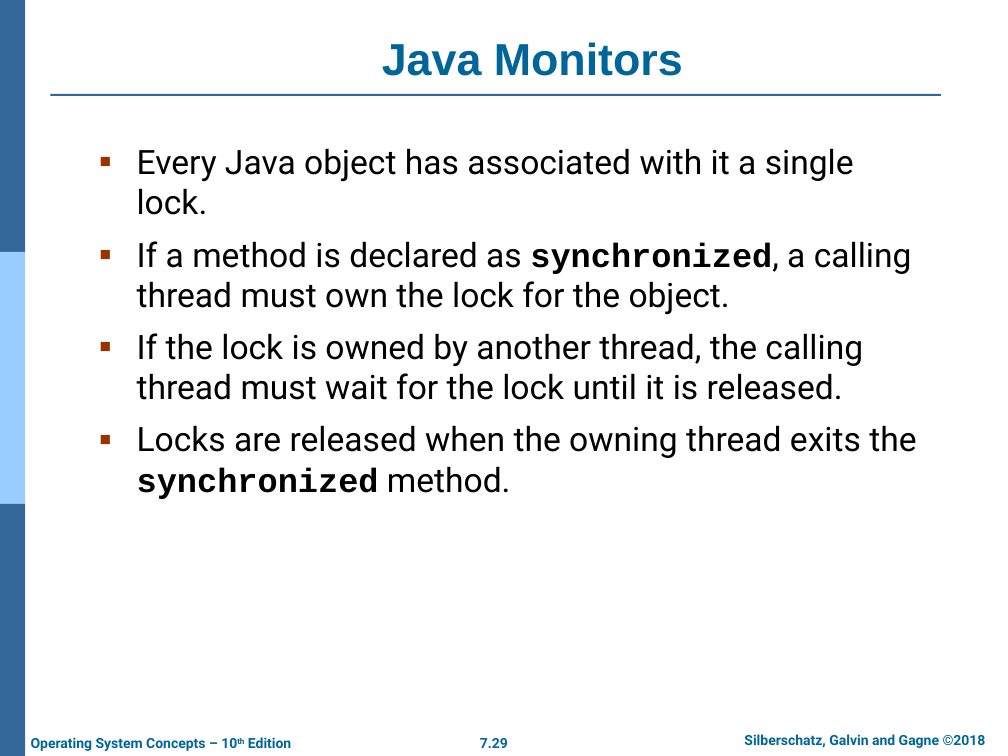
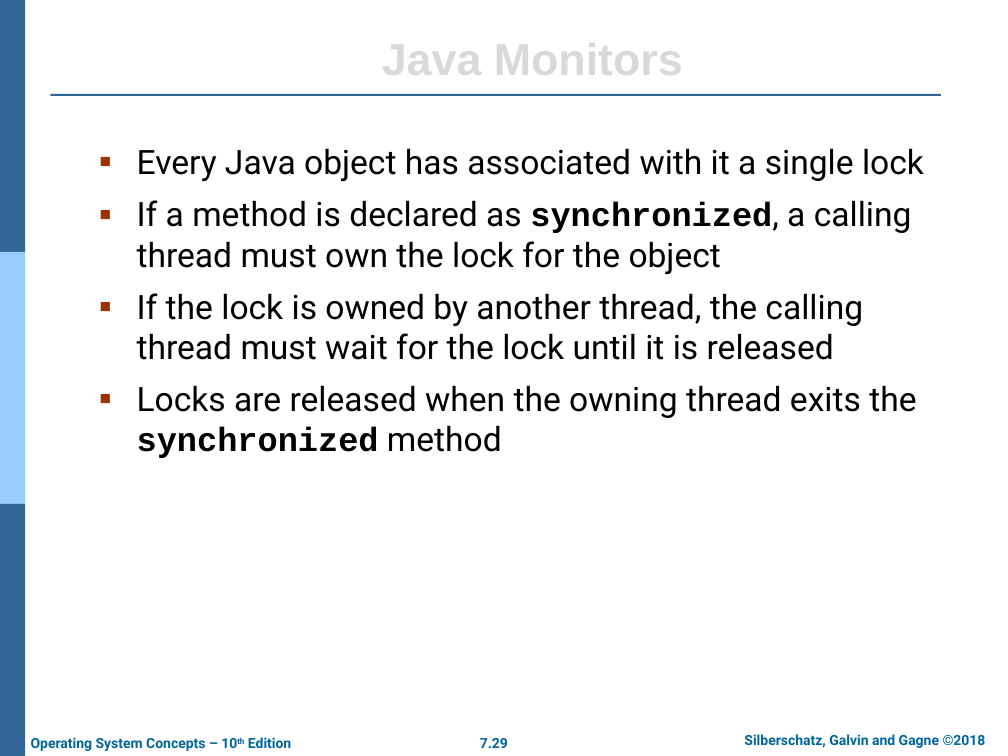
Before and after one commit to chriswjh/chriswjh.github.io, a slide deck: slide 29 of OSu/Chap07.pptx. Drawn at 1008x756 pixels with LibreOffice and Linux fonts; fonts in the diff are those of the drawing; background and template pictures are left out. Boxes give left, top, right and bottom in pixels: in the first picture for what was removed or moved away, otherwise in the second. Text is boxed around its words. In the diff, an @@ line names an element or a change of style, - is before the commit and + after.

```diff
--- a/OSu/Chap07.pptx
+++ b/OSu/Chap07.pptx
@@ title "Java Monitors" at box(382, 35, 683, 85): text colour #006699 to #D9D9D9 @@
@@ text at box(137, 148, 924, 458): text changed @@
-▪ Every Java object has associated with it a single lock.
-▪ If a method is declared as synchronized, a calling thread must own the lock for the object.
-▪ If the lock is owned by another thread, the calling thread must wait for the lock until it is released.
-▪ Locks are released when the owning thread exits the synchronized method.
+▪ Every Java object has associated with it a single lock
+▪ If a method is declared as synchronized, a calling thread must own the lock for the object
+▪ If the lock is owned by another thread, the calling thread must wait for the lock until it is released
+▪ Locks are released when the owning thread exits the synchronized method
```
Also in this commit, not shown: 12 other slides changed, 2 other files.
